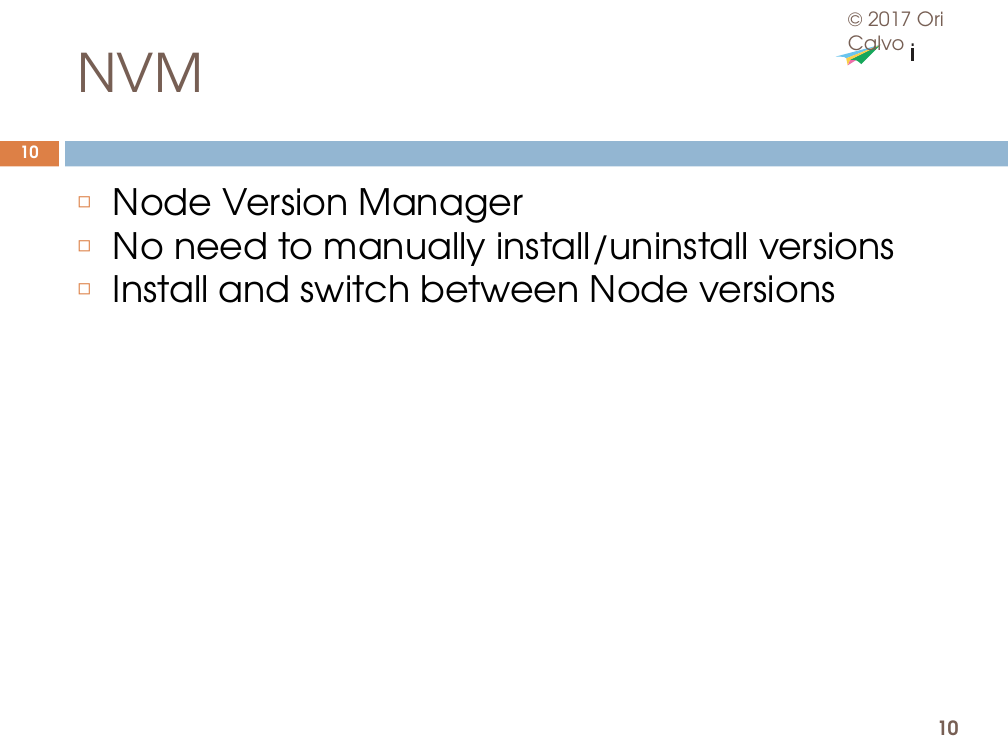
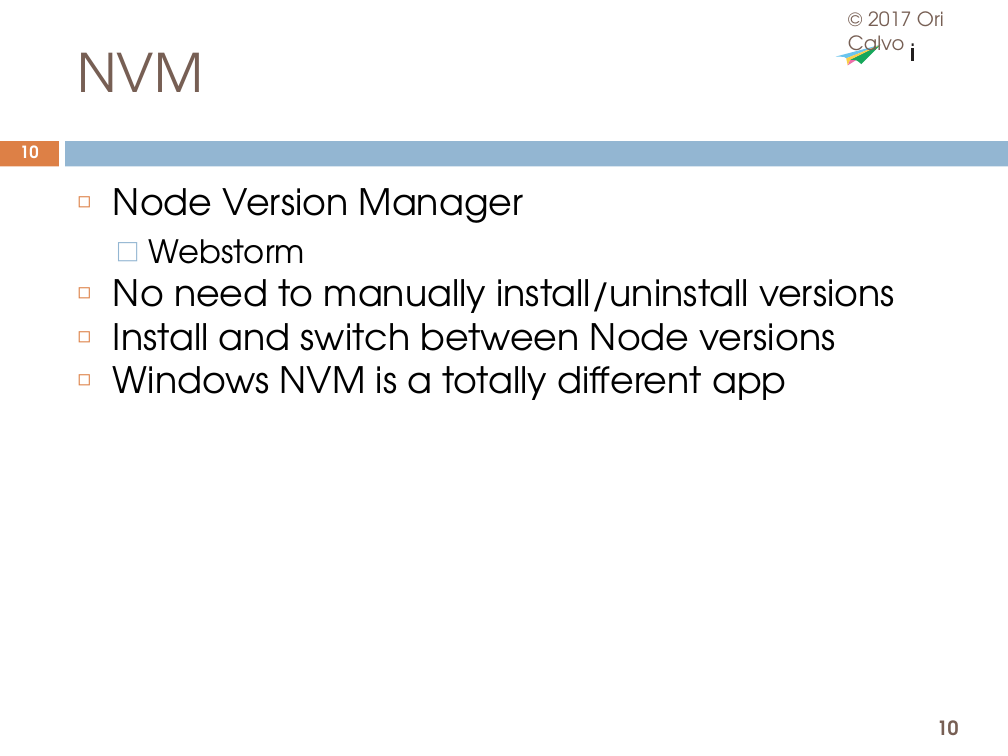
Before and after one commit to oricalvo/course-nodejs, a slide deck: slide 10 of 01 Node.js -Overview.pptx. Drawn at 1008x756 pixels with LibreOffice and Linux fonts; fonts in the diff are those of the drawing; background and template pictures are left out. Boxes give left, top, right and bottom in pixels: in the first picture for what was removed or moved away, otherwise in the second. Text is boxed around its words. In the diff, an @@ line names an element or a change of style, - is before the commit and + after.

```diff
--- a/01 Node.js -Overview.pptx
+++ b/01 Node.js -Overview.pptx
@@ text at [148,239,305,264]: paragraph added @@
+    ⬜ Webstorm
@@ text at [113,366,787,400]: paragraph added @@
+◻ Windows NVM is a totally different app
```
Also in this commit, not shown: 1 other slide changed, 1 slide added, 2 other files.
